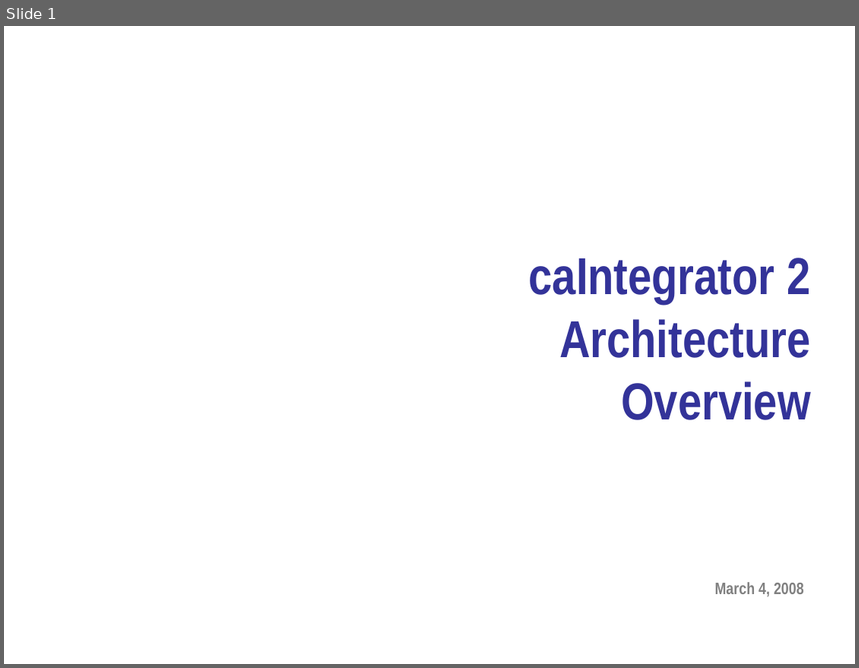
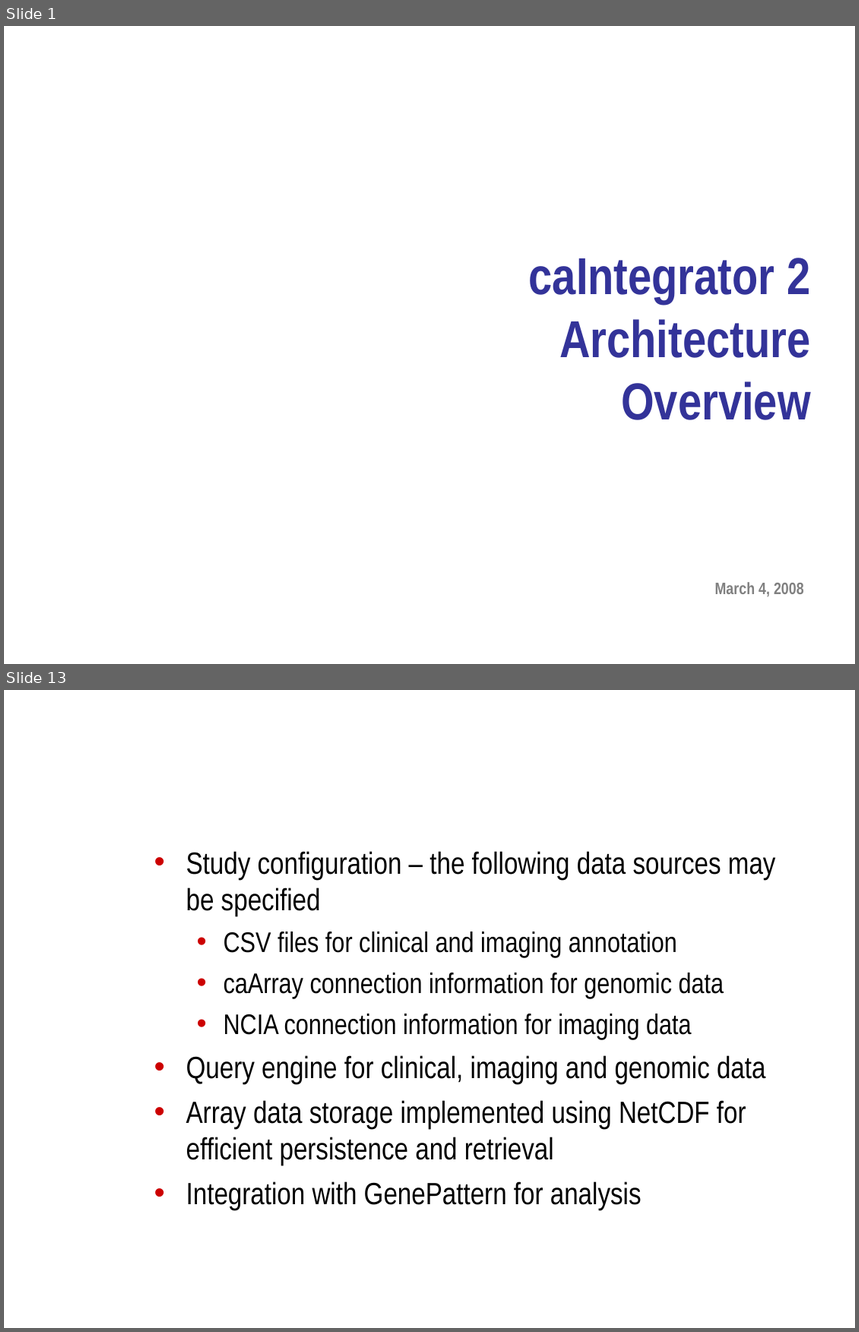
Before and after one commit to NCIP/caintegrator-docs, a slide deck: analysis_and_design/caintegrator2_architecture_overview.ppt. Shown one above the other, each under a label of ours: slide 1 before the commit, slides 1 and 13 after it; the slides between them are not shown. The pictures are 859x668 and 859x1332 pixels, drawn with LibreOffice and Linux fonts; fonts in the diff are those of the drawing; background and template pictures are left out. Boxes give left, top, right and bottom in pixels: in the first picture for what was removed or moved away, otherwise in the second. Text is boxed around its words. In the diff, an @@ line names an element or a change of style, - is before the commit and + after.

```diff
--- a/analysis_and_design/caintegrator2_architecture_overview.ppt
+++ b/analysis_and_design/caintegrator2_architecture_overview.ppt
@@ slide 13 added at bbox=[4, 690, 855, 1328], background picture (left out) @@
@@ title added at bbox=[146, 690, 820, 818], 32 pt, text #FFFFFF, bold @@
+Important Functionality
@@ text added at bbox=[186, 851, 776, 1211], 26 pt, text #000000 @@
+• Study configuration – the following data sources may be specified
+  • CSV files for clinical and imaging annotation
+  • caArray connection information for genomic data
+  • NCIA connection information for imaging data
+• Query engine for clinical, imaging and genomic data
+• Array data storage implemented using NetCDF for efficient persistence and retrieval
+• Integration with GenePattern for analysis
```
Also in this commit, not shown: 15 other slides added, 2 slides removed, 1 other file.
